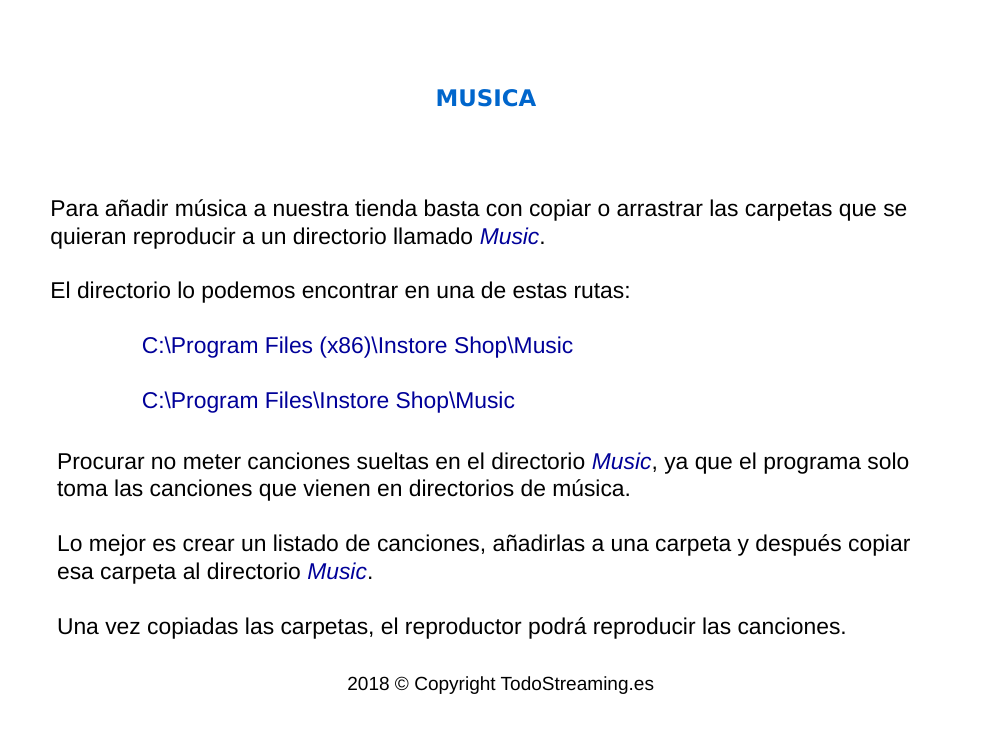
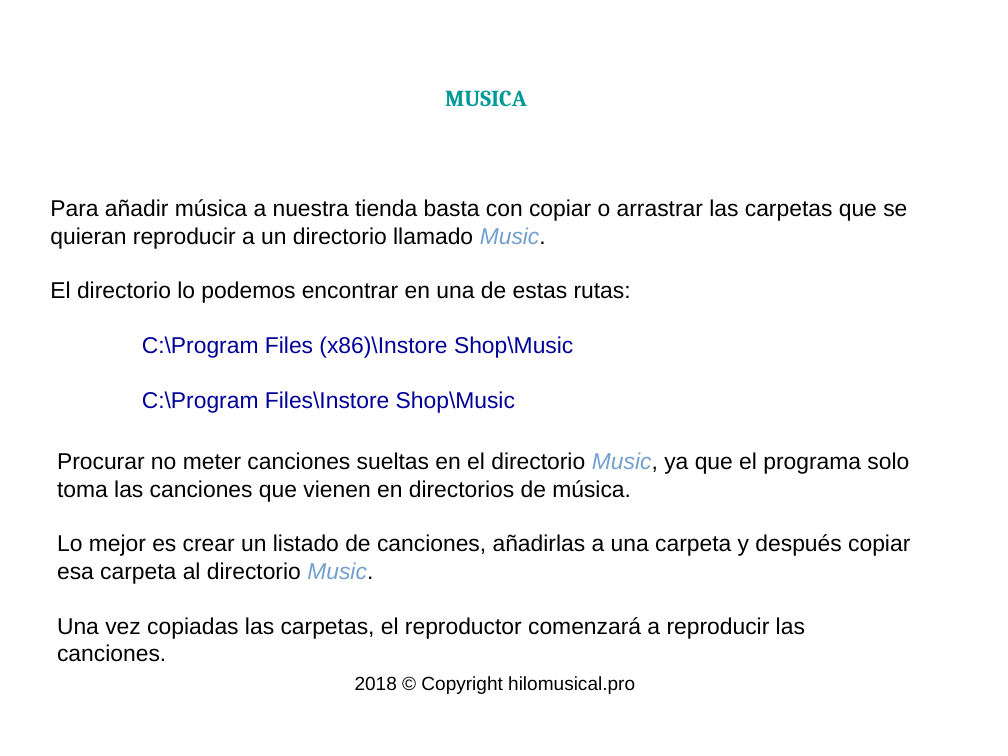
Before and after one commit to isaacml/instore, a slide deck: slide 7 of docs/Manual Tienda.odp. Drawn at 1008x756 pixels with LibreOffice and Linux fonts; fonts in the diff are those of the drawing; background and template pictures are left out. Boxes give left, top, right and bottom in pixels: in the first picture for what was removed or moved away, otherwise in the second. Text is boxed around its words. In the diff, an @@ line names an element or a change of style, - is before the commit and + after.

```diff
--- a/docs/Manual Tienda.odp
+++ b/docs/Manual Tienda.odp
@@ title "MUSICA" at (x1=445, y1=90, x2=527, y2=107): font DejaVu Sans to Cambria, text colour #0066CC to #009999 @@
@@ text at (x1=50, y1=199, x2=907, y2=249): text colour #000099 to #729FCF in "Music." @@
@@ text at (x1=57, y1=452, x2=910, y2=584): text colour #000099 to #729FCF in "Music,", "Music." @@
@@ text at (x1=57, y1=617, x2=805, y2=662): text changed @@
-Una vez copiadas las carpetas, el reproductor podrá reproducir las canciones.
+Una vez copiadas las carpetas, el reproductor comenzará a reproducir las canciones.
@@ text at (x1=355, y1=676, x2=635, y2=694): text changed @@
-2018 © Copyright TodoStreaming.es
+2018 © Copyright hilomusical.pro
```
Also in this commit, not shown: 14 other slides changed, 2 slides added, 4 other files.
